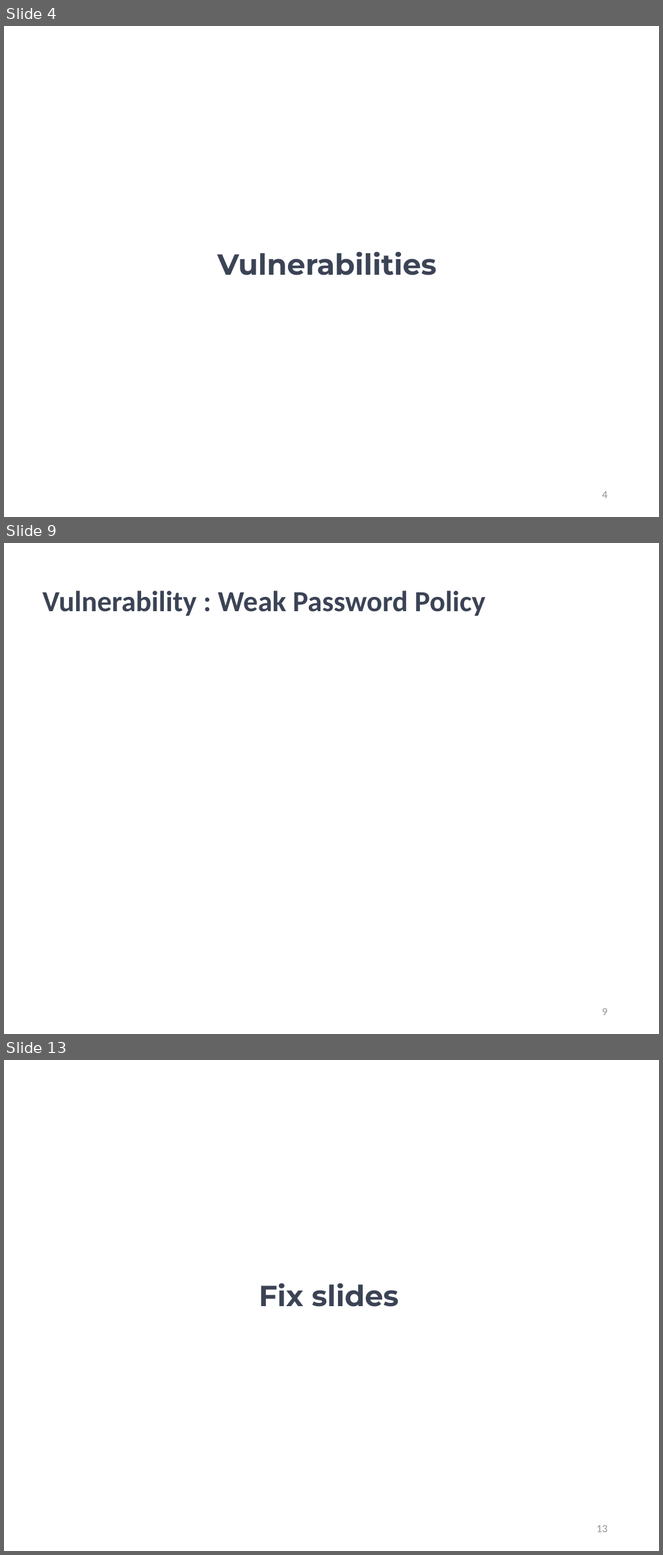
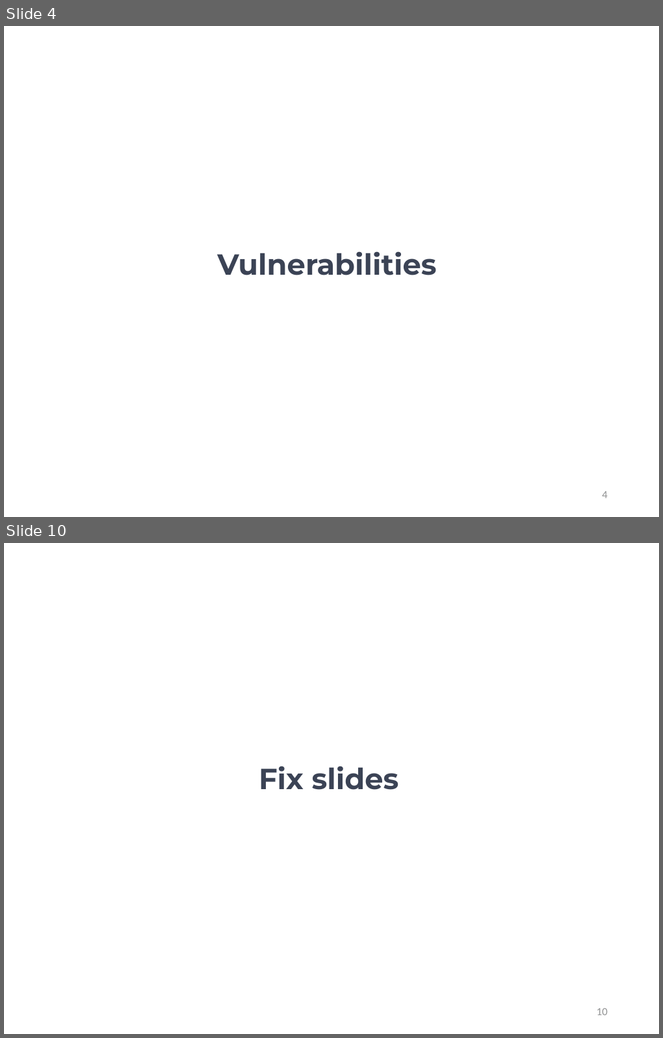
Before and after one commit to kwuerl/secure-coding-team-8, a slide deck: presentations/Phase3.ppt. Shown one above the other, each under a label of ours: slides 4, 9 and 13 before the commit, slides 4 and 10 after it; the slides between them are not shown. The pictures are 663x1555 and 663x1038 pixels, drawn with LibreOffice and Linux fonts; fonts in the diff are those of the drawing; background and template pictures are left out. Boxes give left, top, right and bottom in pixels: in the first picture for what was removed or moved away, otherwise in the second. Text is boxed around its words. In the diff, an @@ line names an element or a change of style, - is before the commit and + after.

```diff
--- a/presentations/Phase3.ppt
+++ b/presentations/Phase3.ppt
@@ slide 9 removed at <box>4,543,659,1034</box>, background picture (left out) @@
@@ title removed at <box>42,590,486,616</box> @@
-Vulnerability : Weak Password Policy
@@ page number removed at <box>602,1008,607,1016</box> @@
-9
@@ what was slide 13 is now slide 10 @@
@@ page number at <box>597,1008,608,1016</box>: text changed @@
-13
+10
```
Also in this commit, not shown: 3 slides changed, 3 slides added, 5 other slides removed.
